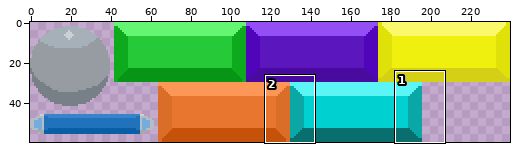
One commit to this sprite sheet: code/assets/breakout.png. The picture above shows the old version from afar; the outline marks the close-up.
Close-up. First the earlier version:
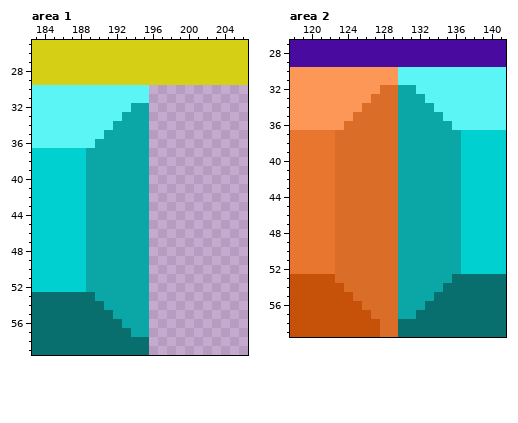
The file is 242x60 pixels. Colours within 5 levels of each other are drawn and written as one. Shown: area 1: x 183..206, y 25..59; area 2: x 118..141, y 27..59. The old version is drawn lined up with the new one, on the new canvas. The commit also changed other parts of the picture, which this record leaves out.
And afterwards:
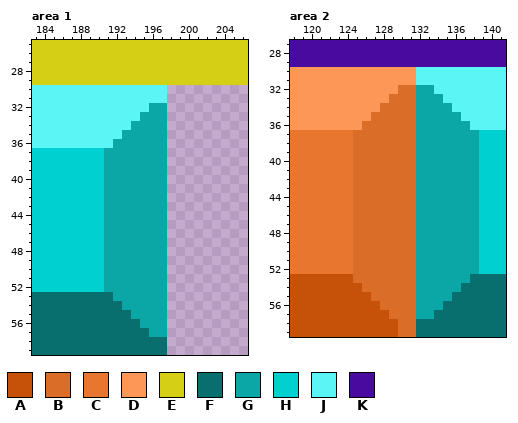
Palette (. is transparent): A #c6520a  B #da6d28  C #e8762f  D #fc9758  E #d5cf15  F #096e6e  G #0ba6a6  H #00d0d0  J #5bf5f5  K #480a9f
The edit:
canvas 242x60 -> 240x60, the old top-left corner now at -2,0 (the part of the old canvas that was cut away was empty and is not shown)
--- area 1
@@ x 187..199 @@
 29 EEEEEEEEEEEEE
-30 JJJJJJJJJ....
-31 JJJJJJJJJ....
-32 JJJJJJJGG....
-33 JJJJJJGGG....
-34 JJJJJGGGG....
-35 JJJJGGGGG....
-36 JJJGGGGGG....
-37 HHGGGGGGG....
-38 HHGGGGGGG....
-39 HHGGGGGGG....
-40 HHGGGGGGG....
-41 HHGGGGGGG....
-42 HHGGGGGGG....
-43 HHGGGGGGG....
-44 HHGGGGGGG....
-45 HHGGGGGGG....
-46 HHGGGGGGG....
-47 HHGGGGGGG....
-48 HHGGGGGGG....
-49 HHGGGGGGG....
-50 HHGGGGGGG....
-51 HHGGGGGGG....
-52 HHGGGGGGG....
-53 FFFGGGGGG....
-54 FFFFGGGGG....
-55 FFFFFGGGG....
-56 FFFFFFGGG....
-57 FFFFFFFGG....
-58 FFFFFFFFF....
-59 FFFFFFFFF....
+30 JJJJJJJJJJJ..
+31 JJJJJJJJJJJ..
+32 JJJJJJJJJGG..
+33 JJJJJJJJGGG..
+34 JJJJJJJGGGG..
+35 JJJJJJGGGGG..
+36 JJJJJGGGGGG..
+37 HHHHGGGGGGG..
+38 HHHHGGGGGGG..
+39 HHHHGGGGGGG..
+40 HHHHGGGGGGG..
+41 HHHHGGGGGGG..
+42 HHHHGGGGGGG..
+43 HHHHGGGGGGG..
+44 HHHHGGGGGGG..
+45 HHHHGGGGGGG..
+46 HHHHGGGGGGG..
+47 HHHHGGGGGGG..
+48 HHHHGGGGGGG..
+49 HHHHGGGGGGG..
+50 HHHHGGGGGGG..
+51 HHHHGGGGGGG..
+52 HHHHGGGGGGG..
+53 FFFFFGGGGGG..
+54 FFFFFFGGGGG..
+55 FFFFFFFGGGG..
+56 FFFFFFFFGGG..
+57 FFFFFFFFFGG..
+58 FFFFFFFFFFF..
+59 FFFFFFFFFFF..
--- area 2
@@ x 118..141 @@
 29 KKKKKKKKKKKKKKKKKKKKKKKK
-30 DDDDDDDDDDDDJJJJJJJJJJJJ
-31 DDDDDDDDDDDDJJJJJJJJJJJJ
-32 DDDDDDDDDDBBGGJJJJJJJJJJ
-33 DDDDDDDDDBBBGGGJJJJJJJJJ
-34 DDDDDDDDBBBBGGGGJJJJJJJJ
-35 DDDDDDDBBBBBGGGGGJJJJJJJ
-36 DDDDDDBBBBBBGGGGGGJJJJJJ
-37 CCCCCBBBBBBBGGGGGGGHHHHH
-38 CCCCCBBBBBBBGGGGGGGHHHHH
-39 CCCCCBBBBBBBGGGGGGGHHHHH
-40 CCCCCBBBBBBBGGGGGGGHHHHH
-41 CCCCCBBBBBBBGGGGGGGHHHHH
-42 CCCCCBBBBBBBGGGGGGGHHHHH
-43 CCCCCBBBBBBBGGGGGGGHHHHH
-44 CCCCCBBBBBBBGGGGGGGHHHHH
-45 CCCCCBBBBBBBGGGGGGGHHHHH
-46 CCCCCBBBBBBBGGGGGGGHHHHH
-47 CCCCCBBBBBBBGGGGGGGHHHHH
-48 CCCCCBBBBBBBGGGGGGGHHHHH
-49 CCCCCBBBBBBBGGGGGGGHHHHH
-50 CCCCCBBBBBBBGGGGGGGHHHHH
-51 CCCCCBBBBBBBGGGGGGGHHHHH
-52 CCCCCBBBBBBBGGGGGGGHHHHH
-53 AAAAABBBBBBBGGGGGGFFFFFF
-54 AAAAAABBBBBBGGGGGFFFFFFF
-55 AAAAAAABBBBBGGGGFFFFFFFF
-56 AAAAAAAABBBBGGGFFFFFFFFF
-57 AAAAAAAAABBBGGFFFFFFFFFF
-58 AAAAAAAAAABBFFFFFFFFFFFF
-59 AAAAAAAAAABBFFFFFFFFFFFF
+30 DDDDDDDDDDDDDDJJJJJJJJJJ
+31 DDDDDDDDDDDDDDJJJJJJJJJJ
+32 DDDDDDDDDDDDBBGGJJJJJJJJ
+33 DDDDDDDDDDDBBBGGGJJJJJJJ
+34 DDDDDDDDDDBBBBGGGGJJJJJJ
+35 DDDDDDDDDBBBBBGGGGGJJJJJ
+36 DDDDDDDDBBBBBBGGGGGGJJJJ
+37 CCCCCCCBBBBBBBGGGGGGGHHH
+38 CCCCCCCBBBBBBBGGGGGGGHHH
+39 CCCCCCCBBBBBBBGGGGGGGHHH
+40 CCCCCCCBBBBBBBGGGGGGGHHH
+41 CCCCCCCBBBBBBBGGGGGGGHHH
+42 CCCCCCCBBBBBBBGGGGGGGHHH
+43 CCCCCCCBBBBBBBGGGGGGGHHH
+44 CCCCCCCBBBBBBBGGGGGGGHHH
+45 CCCCCCCBBBBBBBGGGGGGGHHH
+46 CCCCCCCBBBBBBBGGGGGGGHHH
+47 CCCCCCCBBBBBBBGGGGGGGHHH
+48 CCCCCCCBBBBBBBGGGGGGGHHH
+49 CCCCCCCBBBBBBBGGGGGGGHHH
+50 CCCCCCCBBBBBBBGGGGGGGHHH
+51 CCCCCCCBBBBBBBGGGGGGGHHH
+52 CCCCCCCBBBBBBBGGGGGGGHHH
+53 AAAAAAABBBBBBBGGGGGGFFFF
+54 AAAAAAAABBBBBBGGGGGFFFFF
+55 AAAAAAAAABBBBBGGGGFFFFFF
+56 AAAAAAAAAABBBBGGGFFFFFFF
+57 AAAAAAAAAAABBBGGFFFFFFFF
+58 AAAAAAAAAAAABBFFFFFFFFFF
+59 AAAAAAAAAAAABBFFFFFFFFFF
